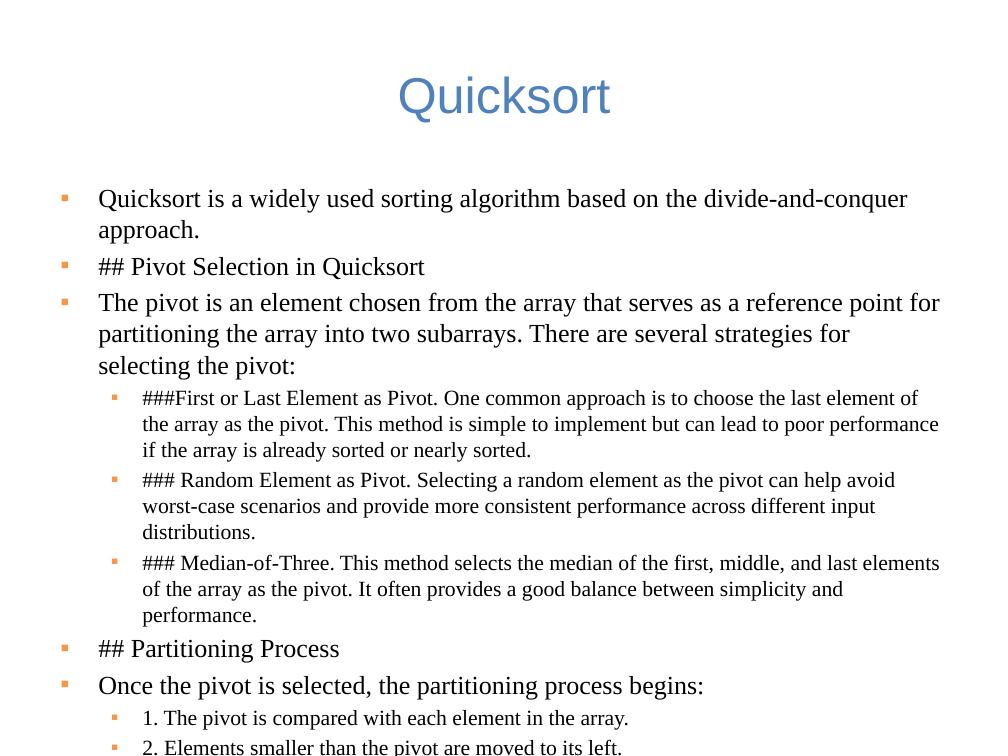
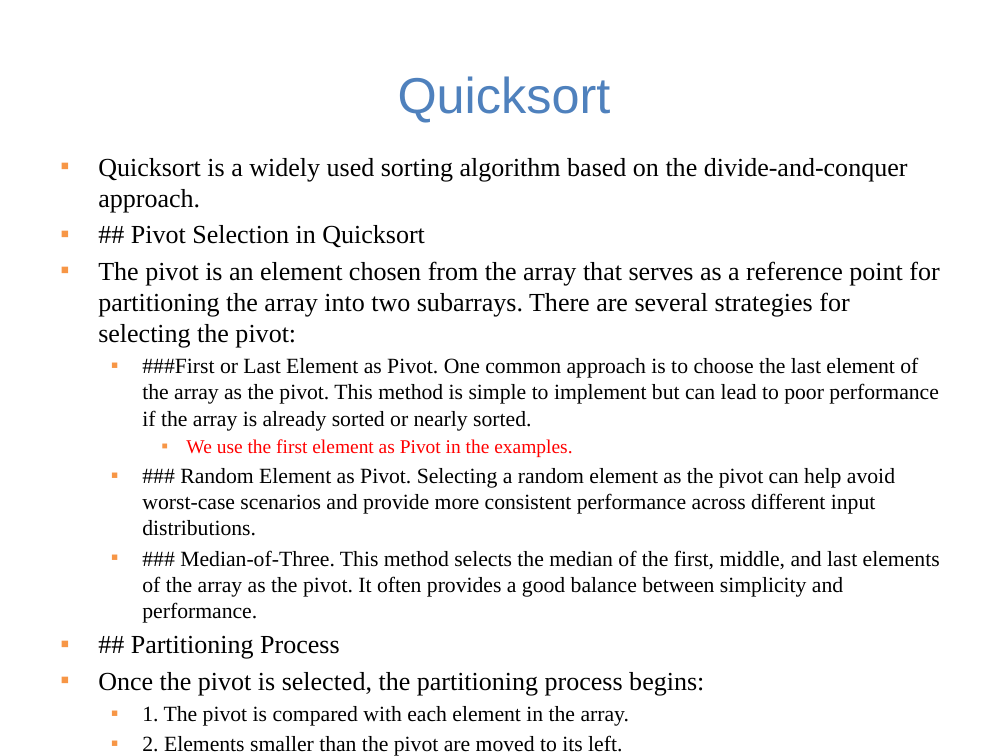
Before and after one commit to guhofstra/CSC111Fa25, a slide deck: slide 18 of PPTs/Lecture 13-sorting algorithms.pptx (slide 17 before the commit). Drawn at 1008x756 pixels with LibreOffice and Linux fonts; fonts in the diff are those of the drawing. Boxes give left, top, right and bottom in pixels: in the first picture for what was removed or moved away, otherwise in the second. Text is boxed around its words. In the diff, an @@ line names an element or a change of style, - is before the commit and + after.

```diff
--- a/PPTs/Lecture 13-sorting algorithms.pptx
+++ b/PPTs/Lecture 13-sorting algorithms.pptx
@@ text "Quicksort is a widely used ...": place and size @@
-text "Quicksort is a widely used ..." at (98,189,940,756)
+text "Quicksort is a widely used ..." at (98,158,940,756)
@@ text at (186,439,572,457): paragraph added @@
+    ▪ We use the first element as Pivot in the examples.
```
Also in this commit, not shown: 8 other slides changed, 1 slide added, 9 other files.
